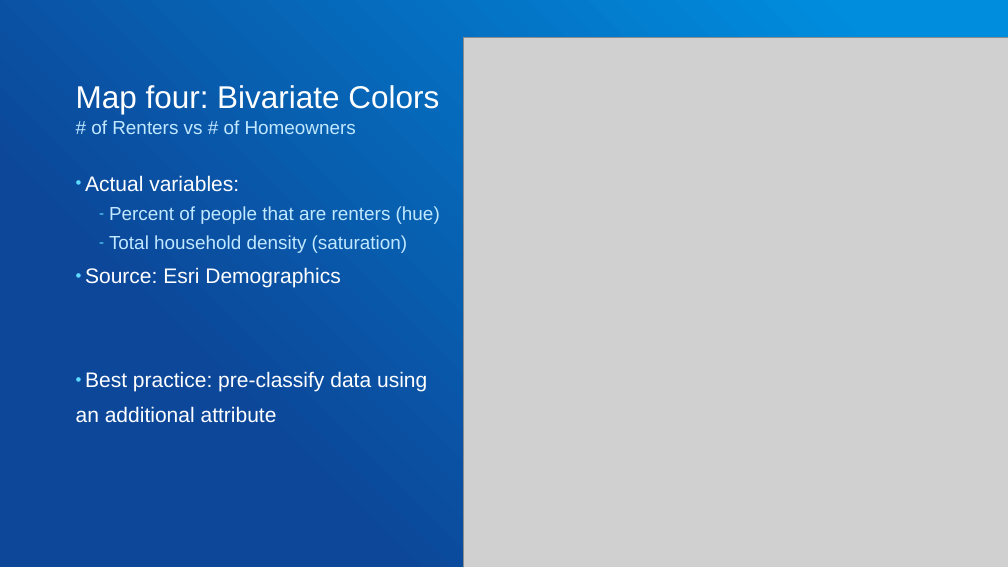
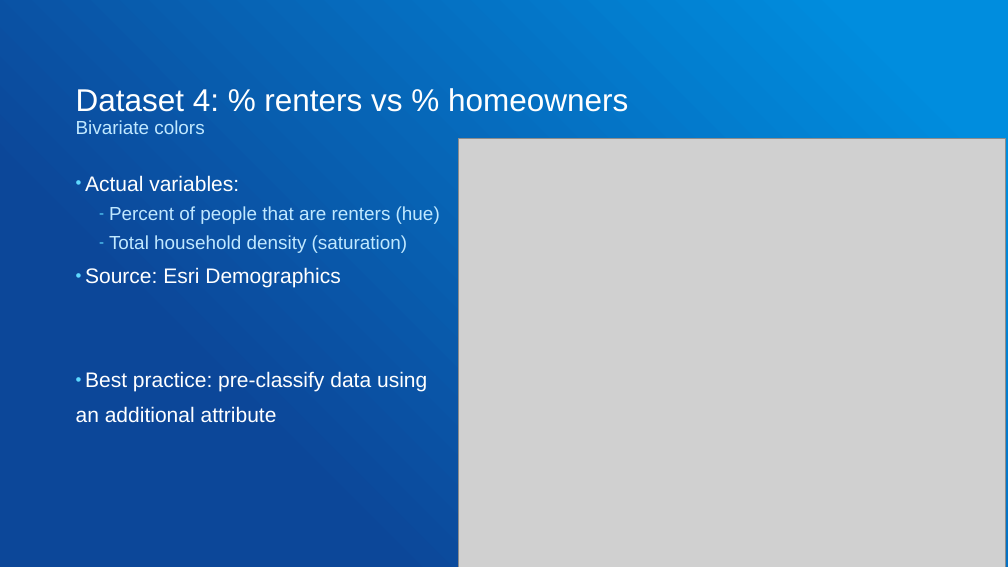
Before and after one commit to gowin20/foss4g-2026-maplibregl-data-visualization, a slide deck: slide 21 of foss4g-maplibre-data-visualization.pptx (slide 19 before the commit). Drawn at 1008x567 pixels with LibreOffice and Linux fonts; fonts in the diff are those of the drawing; grey boxes stand for pictures. Boxes give left, top, right and bottom in pixels: in the first picture for what was removed or moved away, otherwise in the second. Text is boxed around its words. In the diff, an @@ line names an element or a change of style, - is before the commit and + after.

```diff
--- a/foss4g-maplibre-data-visualization.pptx
+++ b/foss4g-maplibre-data-visualization.pptx
@@ title at [76, 88, 628, 112]: text changed; size 18 to 30 pt; text colour #C0E8FF to #FFFFFF @@
-# of Renters vs # of Homeowners
+Dataset 4: % renters vs % homeowners
@@ title "Dataset 4: % renters vs ..." at [76, 88, 628, 112]: vertical alignment top to bottom @@
@@ text "Bivariate colors" at [76, 120, 204, 134]: vertical alignment bottom to top @@
@@ text at [76, 120, 204, 134]: text changed; size 30 to 18 pt; text colour #FFFFFF to #C0E8FF @@
-Map four: Bivariate Colors
+Bivariate colors
@@ picture: place and size @@
-picture at [464, 38, 1008, 567]
+picture at [458, 138, 1006, 567]
```
Also in this commit, not shown: 11 other slides changed, 5 slides added, 4 slides removed, 10 other files.
